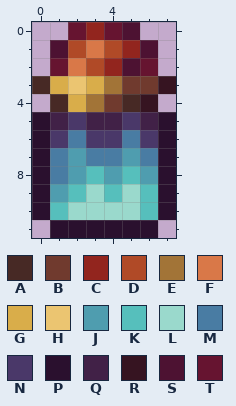
Edited in one commit: pixel-art sprite (Items/Dyes/BlazingFuryDye.png). The picture above is the old version.
The file is 16x24 pixels, drawn in blocks of 2x2; one block is one cell here.
Palette (. is transparent): A #472925  B #703a2e  C #92251e  D #b04a27  E #a27437  F #d97848  G #d9ad4a  H #ebc571  J #4f9daf  K #56bfbc  L #9ad9cc  M #497ca3  N #4a3869  P #2a102e  Q #412147  R #361421  S #4d1232  T #661430
Pixels before, first column x 0:
 0 ..TCTS..
 1 .SDFDCS.
 2 .TFDCST.
 3 AGHGEBBR
 4 .AGEBAR.
 5 PQNQQNQP
 6 PNMNNMNP
 7 PMJMMJMP
 8 PMJKJKJP
 9 PJKLKLKP
10 PKLLLLKP
11 .PPPPPP.
The same view after the edit:
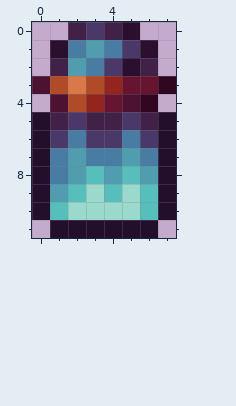
Changes in this commit:
colour A: #472925 -> #4d1232
colour P: #2a102e -> #230e2b
colour R: #361421 -> #310621
colour S: #4d1232 -> #2a102e
y 0: x 2..4 TCT -> QNQ
y 1: x 2..5 DFDC -> MJMN
y 2: x 1..4 TFDC -> QJMN; x 6 T -> Q
y 3: x 1..6 GHGEBB -> DFDCTT
y 4: x 2..4 GEB -> DCT
Changed places in both pictures, as pixel boxes (x1, y1, x2, y2):
changed: (32, 22, 176, 238)
